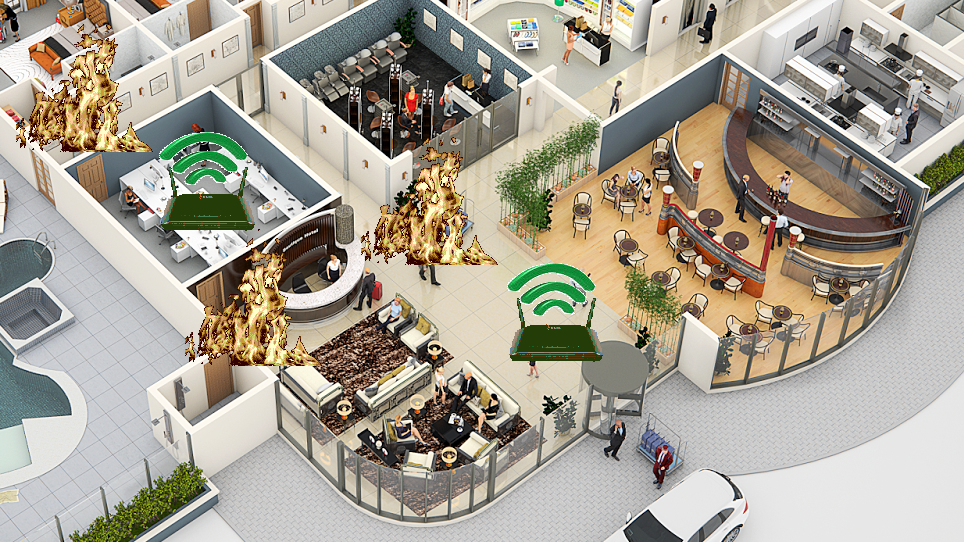
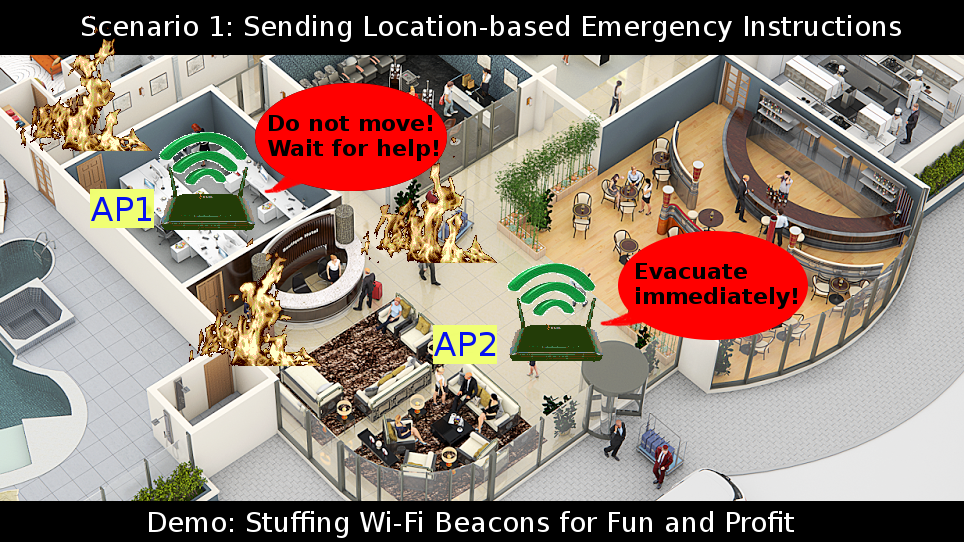
Comparing the layer stacks of the two w=964, h=542 images. Changes:
added layer "Evacuate ..." above "Do not move! ..." over (636, 263, 797, 309)
added layer "Do not move! ..." above "Layer" over (268, 115, 438, 161)
added layer "Layer" above "Frame 4 (10ms) (combine) #1" over (255, 83, 808, 340)
added layer "AP1" above "AP2" over (91, 197, 151, 221)
added layer "AP2" above "AP2 #1" over (434, 332, 496, 356)
added layer "AP2 #1" above "AP1 #1" over (433, 325, 497, 364)
added layer "AP1 #1" above "Frame 4 (10ms) (combine)" over (90, 189, 154, 228)
hid "Frame 3 (250ms) (replace) #2" over (16, 24, 152, 150)
hid "Background (350ms) #2" over (20, 24, 153, 152)
hid "Frame 3 (250ms) (replace) #1" over (185, 238, 321, 364)
hid "Frame 2 (250ms) (replace) #1" over (185, 229, 321, 365)
hid "Frame 2 (250ms) (replace)" over (361, 128, 497, 264)
hid "Background (350ms)" over (365, 137, 498, 265)
added layer "Demo: Stuffing Wi-Fi Beacons f..." above "Scenario 1: Sending Location-b..." over (149, 511, 794, 538)
added layer "Scenario 1: Sending Location-b..." above "Pasted Layer" over (82, 15, 901, 42)
painted on "Pasted Layer" over (0, 0, 964, 542)
